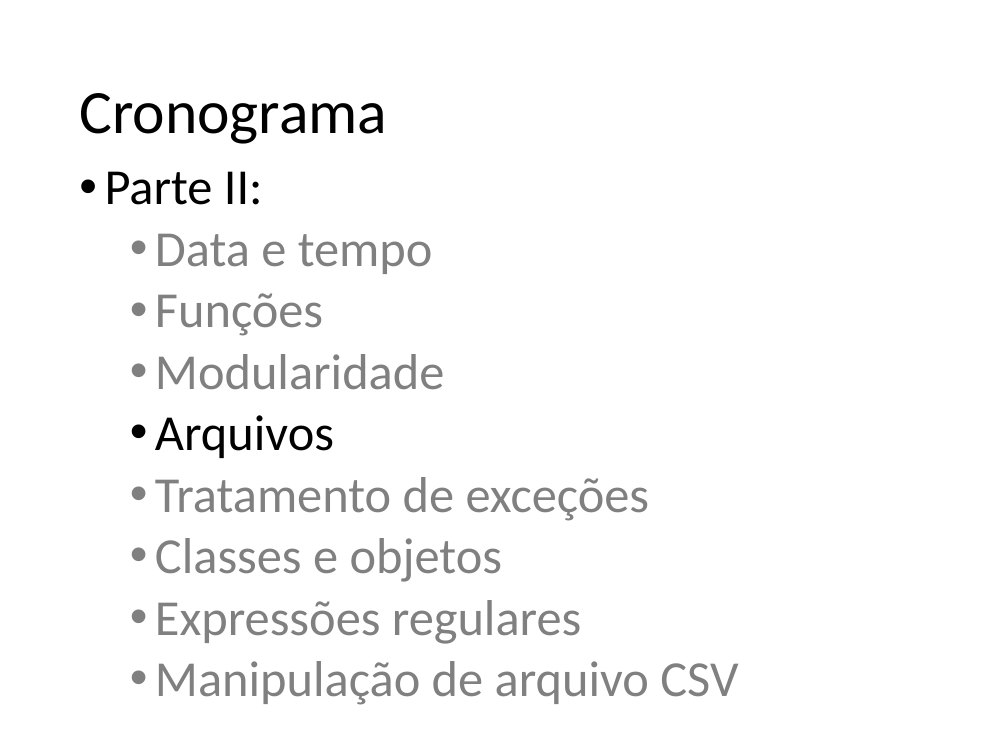
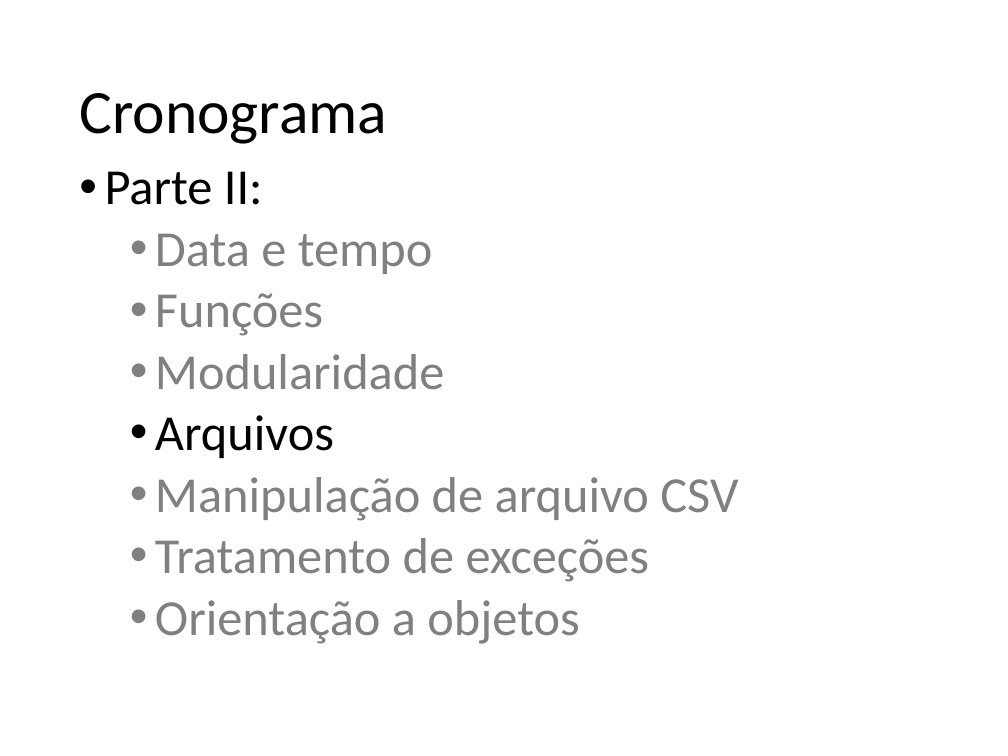
Before and after one commit to fernandoFernandeSantos/minicurso_python_2019, a slide deck: slide 61 of aula.pptx. Drawn at 1008x756 pixels with LibreOffice and Linux fonts; fonts in the diff are those of the drawing. Boxes give left, top, right and bottom in pixels: in the first picture for what was removed or moved away, otherwise in the second. Text is boxed around its words. In the diff, an @@ line names an element or a change of style, - is before the commit and + after.

Commit message:
dados arquivo csv

```diff
--- a/aula.pptx
+++ b/aula.pptx
@@ text at (x1=155, y1=477, x2=738, y2=521): paragraph added @@
+  • Manipulação de arquivo CSV
@@ text at (x1=155, y1=600, x2=580, y2=644): text changed @@
-  • Classes e objetos
-  • Expressões regulares
-  • Manipulação de arquivo CSV
+  • Orientação a objetos
```
Also in this commit, not shown: 5 other slides changed, 4 slides added, 3 slides removed, 2 other files.
